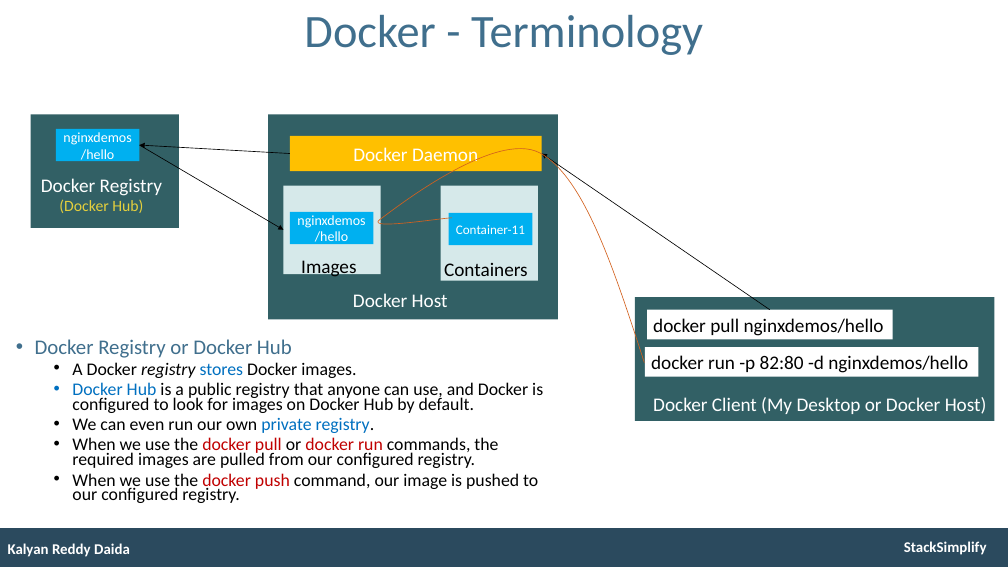
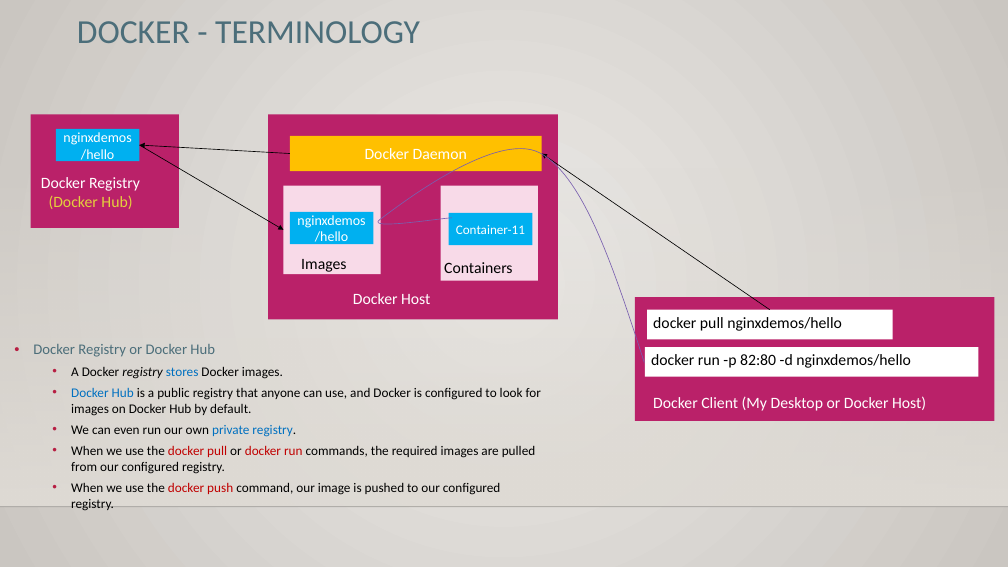
Before and after one commit to saikiranchalla1/learning-docker-kubernetes-on-azure-aks, a slide deck: slide 10 of 1_docker-fundamentals/otherfiles/presentation/Docker-Fundamentals-v1.pptx. Drawn at 1008x567 pixels with LibreOffice and Linux fonts; fonts in the diff are those of the drawing; background and template pictures are left out. Boxes give left, top, right and bottom in pixels: in the first picture for what was removed or moved away, otherwise in the second. Text is boxed around its words. In the diff, an @@ line names an element or a change of style, - is before the commit and + after.

```diff
--- a/1_docker-fundamentals/otherfiles/presentation/Docker-Fundamentals-v1.pptx
+++ b/1_docker-fundamentals/otherfiles/presentation/Docker-Fundamentals-v1.pptx
@@ background #FFFFFF to gradient #ECEAE7 to #CAC7C1 @@
@@ title at (77, 21, 420, 43): text changed; size 53 to 38.4 pt; text colour #406F8D to #4C6E7A @@
-Docker - Terminology
+DOCKER - TERMINOLOGY
@@ freeform shape at (378, 149, 644, 363): outline #D3611E 0.75 pt to #795FAF 0.75 pt @@
@@ rectangle added at (0, 167, 1008, 507), fill gradient #DFDBD5 @@
@@ text at (41, 177, 140, 191): size 22 to 18 pt in "Docker Registry" @@
@@ rectangle at (284, 185, 381, 274): fill #D6E9EA to #F8DAE8 @@
@@ rectangle at (440, 185, 537, 280): fill #D6E9EA to #F8DAE8 @@
@@ fill #326065 to #BA2169 in 3 elements at (268, 114, 558, 319), (31, 114, 179, 228), (635, 297, 995, 421) @@
@@ text "Docker Registry or Docker Hub" at (33, 344, 541, 511): size 23.8 to 16.8 pt, text colour #406F8D to #4C6E7A in "Docker Registry or Docker Hub"; size 20.3 to 15.1 pt; line spacing 0.7 to 1 @@
@@ size 22 to 18 pt in 7 elements at (353, 293, 430, 304), (301, 259, 346, 272), (444, 262, 513, 273), (290, 136, 542, 171), (653, 396, 926, 411), (647, 310, 893, 340), (645, 347, 978, 377) @@
@@ line added from (0, 507) to (1008, 507), #000001 1 pt @@
@@ rectangle removed at (0, 528, 1008, 567) @@
@@ text removed at (8, 543, 130, 557) @@
-Kalyan Reddy Daida
@@ text removed at (904, 541, 987, 555) @@
-StackSimplify
```
Also in this commit, not shown: 10 other slides changed, 6 other files.
